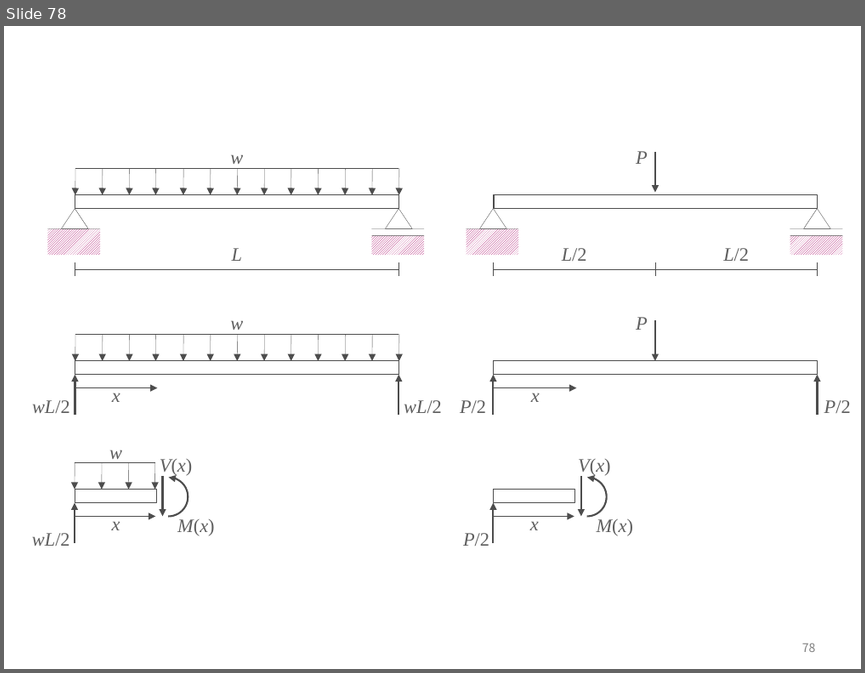
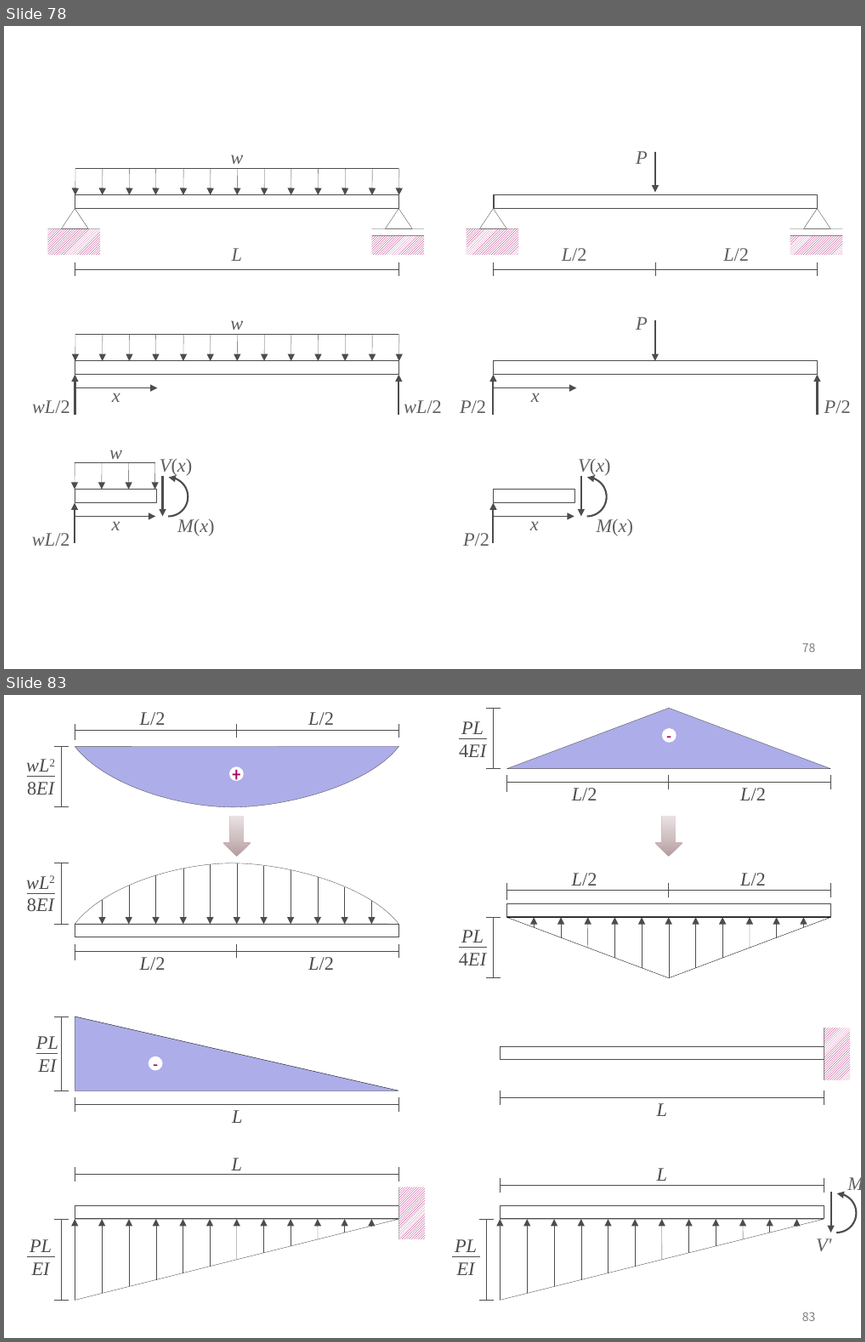
Before and after one commit to ironbell87/structural_mechanics_II, a slide deck: figures.pptx. Shown one above the other, each under a label of ours: slide 78 before the commit, slides 78 and 83 after it; the slides between them are not shown. The pictures are 865x673 and 865x1342 pixels, drawn with LibreOffice and Linux fonts; fonts in the diff are those of the drawing. Boxes give left, top, right and bottom in pixels: in the first picture for what was removed or moved away, otherwise in the second. Text is boxed around its words. In the diff, an @@ line names an element or a change of style, - is before the commit and + after.

```diff
--- a/figures.pptx
+++ b/figures.pptx
@@ slide 83 added at (4,695,861,1338), background #FFFFFF; not listed: 1 template element that a slide beside it also shows @@
@@ group added at (27,712,399,970): 16 lines, 11 arrows, 6 texts, 2 freeform shapes, 1 rectangle, 1 ellipse, 1 down arrow @@
+L/2
+L/2
+wL2
+8EI
+wL2
+8EI
++
+L/2
+L/2
@@ group added at (459,708,831,978): 16 lines, 11 arrows, 6 texts, 2 triangles, 1 rectangle, 1 ellipse, 1 down arrow @@
+L/2
+L/2
+PL
+4EI
+L/2
+PL
+4EI
+L/2
+-
@@ group added at (500,1027,850,1116): 4 lines, 2 rectangles, 1 text @@
+L
@@ group added at (36,1016,399,1123): 7 lines, 2 texts, 1 triangle, 1 ellipse @@
+L
+PL
+EI
+-
@@ group added at (28,1157,425,1300): 12 arrows, 9 lines, 2 texts, 2 rectangles, 1 triangle @@
+L
+PL
+EI
@@ group added at (453,1168,861,1300): 13 arrows, 8 lines, 4 texts, 1 rectangle, 1 triangle, 1 arc (boxed as its full ellipse) @@
+L
+PL
+EI
+M'
+V'
```
Also in this commit, not shown: 4 slides changed, 2 other slides added, 32 other files.
